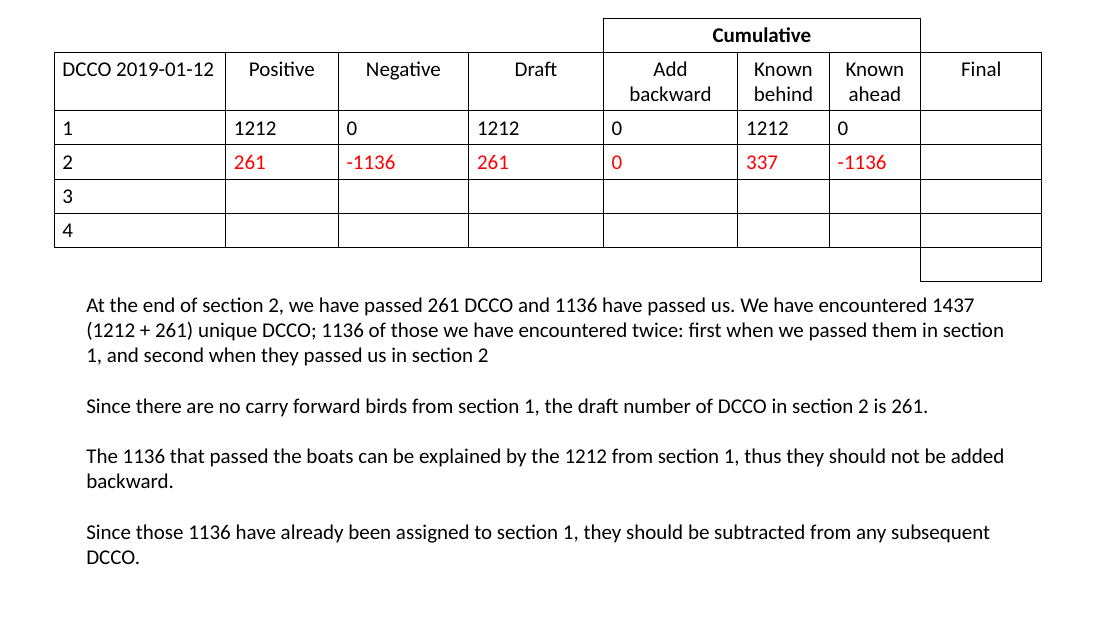
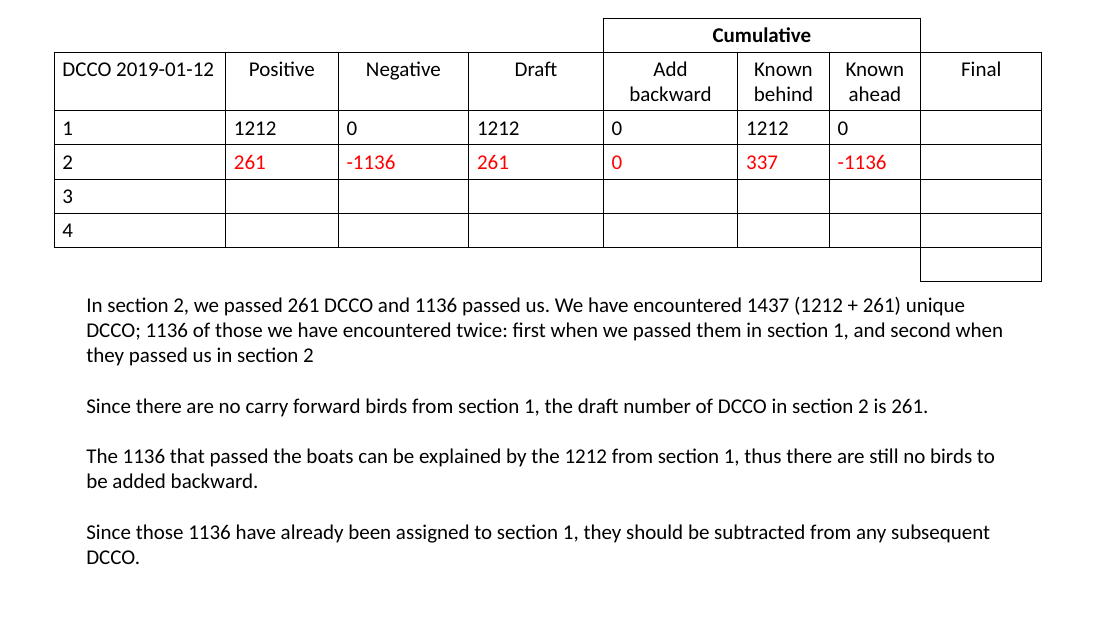
Before and after one commit to scottfjennings/ACR_waterbird_data_management, a slide deck: slide 15 of new_negative_logic_examples.pptx. Drawn at 1120x630 pixels with LibreOffice and Linux fonts; fonts in the diff are those of the drawing. Boxes give left, top, right and bottom in pixels: in the first picture for what was removed or moved away, otherwise in the second. Text is boxed around its words. In the diff, an @@ line names an element or a change of style, - is before the commit and + after.

```diff
--- a/new_negative_logic_examples.pptx
+++ b/new_negative_logic_examples.pptx
@@ text at [86, 297, 1003, 366]: text changed @@
-At the end of section 2, we have passed 261 DCCO and 1136 have passed us. We have encountered 1437 (1212 + 261) unique DCCO; 1136 of those we have encountered twice: first when we passed them in section 1, and second when they passed us in section 2
+In section 2, we passed 261 DCCO and 1136 passed us. We have encountered 1437 (1212 + 261) unique DCCO; 1136 of those we have encountered twice: first when we passed them in section 1, and second when they passed us in section 2
@@ text at [86, 448, 995, 488]: text changed @@
-The 1136 that passed the boats can be explained by the 1212 from section 1, thus they should not be added backward.
+The 1136 that passed the boats can be explained by the 1212 from section 1, thus there are still no birds to be added backward.
```
Also in this commit, not shown: 19 other slides changed, 1 other file.
